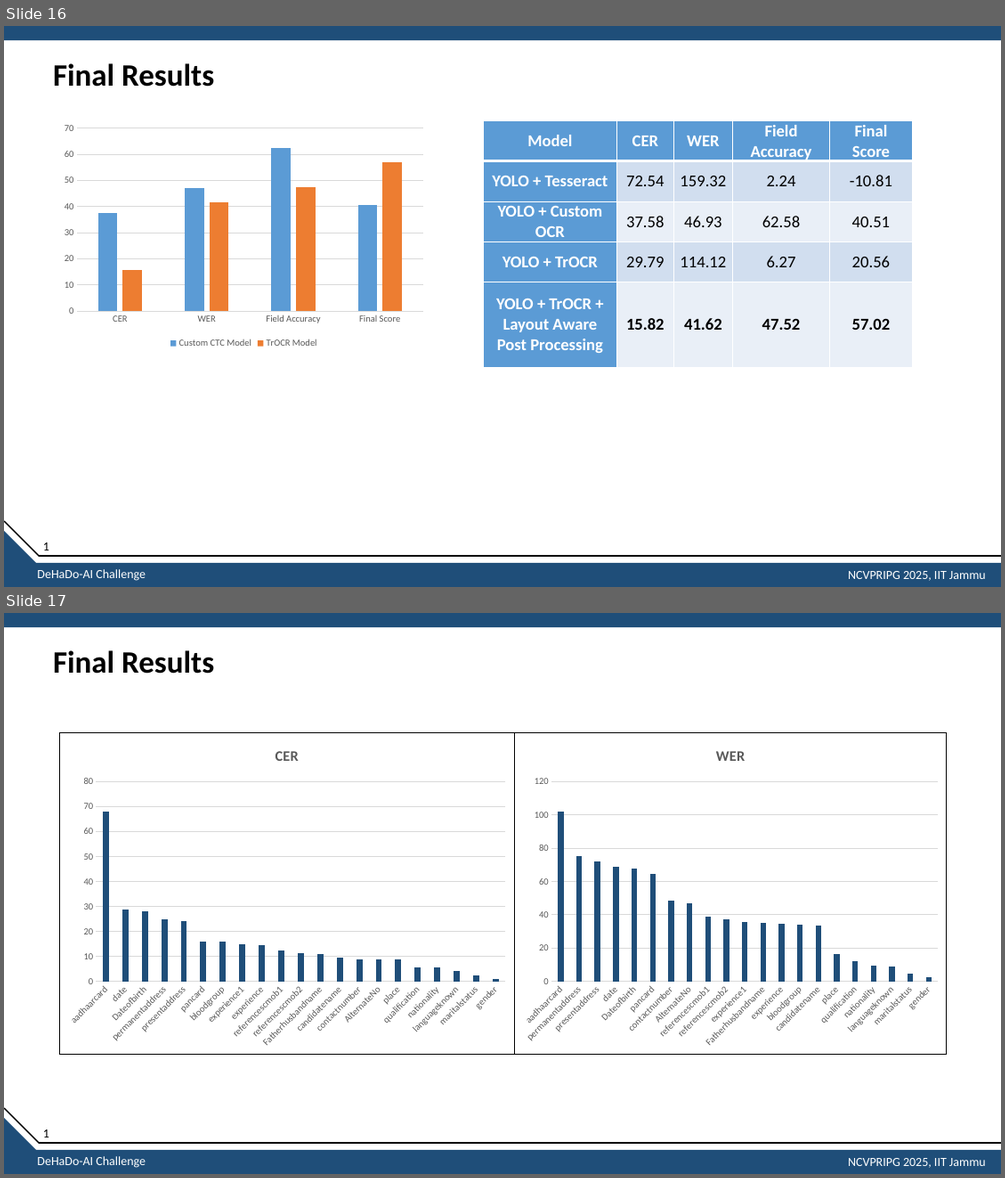
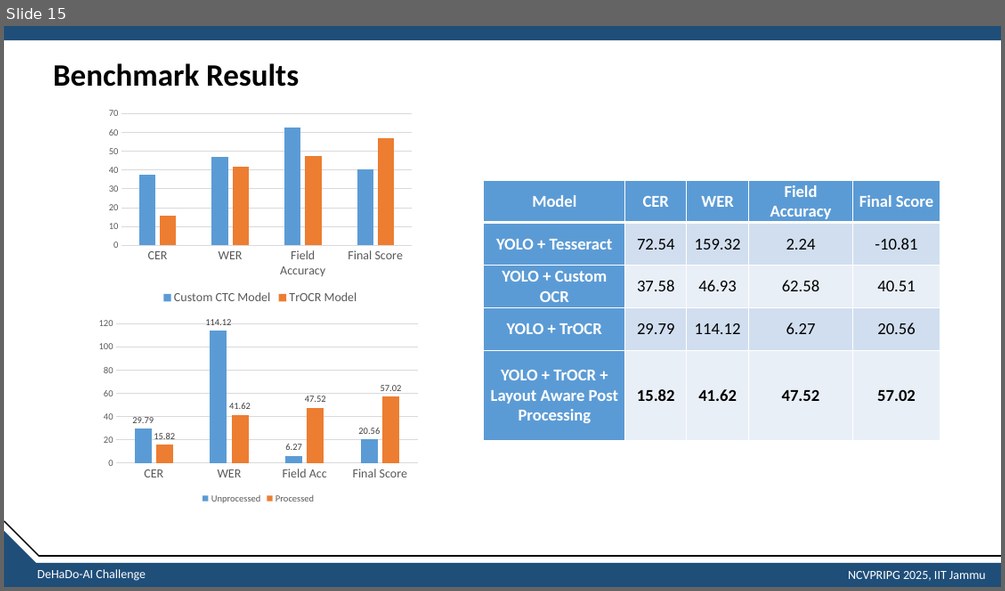
Before and after one commit to sathishkumartheta/tokenwise-dehado-ai, a slide deck: submission/Presentation.pptx. Shown one above the other, each under a label of ours: slides 16 and 17 before the commit, slide 15 after it. The pictures are 1005x1178 and 1005x591 pixels, drawn with LibreOffice and Linux fonts; fonts in the diff are those of the drawing. Boxes give left, top, right and bottom in pixels: in the first picture for what was removed or moved away, otherwise in the second. Text is boxed around its words. In the diff, an @@ line names an element or a change of style, - is before the commit and + after.

```diff
--- a/submission/Presentation.pptx
+++ b/submission/Presentation.pptx
@@ slide 17 removed at <box>4,613,1001,1174</box>, background #FFFFFF @@
@@ rectangle removed at <box>4,613,1001,627</box> @@
@@ title removed at <box>53,650,214,674</box> @@
-Final Results
@@ column chart removed at <box>59,732,515,1054</box> @@
-title "CER"
-categories: aadhaarcard, date, Dateofbirth, permanentaddress, presentaddress, pancard, bloodgroup, experience1, experience, referencescmob1, referencescmob2, Fatherhusbandname, candidatename, contactnumber, AlternateNo, place, qualification, nationality, languageknown, maritalstatus, gender
-CER: 68, 29, 28, 25, 24, 16, 16, 15, 14, 12, 11, 11, 10, 9, 9, 9, 6, 6, 4, 2, 1
@@ column chart removed at <box>515,732,947,1054</box> @@
-title "WER"
-categories: aadhaarcard, permanentaddress, presentaddress, date, Dateofbirth, pancard, contactnumber, AlternateNo, referencescmob1, referencescmob2, experience1, Fatherhusbandname, experience, bloodgroup, candidatename, place, qualification, nationality, languageknown, maritalstatus, gender
-WER: 102, 75, 72, 69, 68, 64, 48, 47, 39, 37, 35, 35, 34, 34, 33, 16, 12, 9, 9, 4, 2
@@ triangle removed at <box>4,1118,39,1153</box> @@
@@ line removed from (4, 1108) to (39, 1143) @@
@@ line removed from (39, 1143) to (1001, 1143) @@
@@ text removed at <box>43,1129,49,1137</box> @@
-1
@@ rectangle removed at <box>4,1150,1001,1174</box> @@
@@ text removed at <box>37,1156,146,1167</box> @@
-DeHaDo-AI Challenge
@@ text removed at <box>848,1158,986,1167</box> @@
-NCVPRIPG 2025, IIT Jammu
@@ what was slide 16 is now slide 15 @@
@@ slide 15 changed as well @@
@@ title at <box>53,63,299,87</box>: text changed @@
-Final Results
+Benchmark Results
@@ column chart at <box>103,103,418,308</box> @@
@@ legend changed @@
@@ category axis changed @@
@@ column chart: place and size @@
-column chart at <box>57,118,431,351</box>
+column chart at <box>103,103,418,308</box>
@@ table: place and size @@
-table at <box>484,121,914,367</box>
+table at <box>484,180,940,440</box>
@@ column chart added at <box>92,314,424,507</box> @@
+categories: CER, WER, Field Acc, Final Score
+Unprocessed: 29.79, 114.12, 6.27, 20.56
+Processed: 15.82, 41.62, 47.52, 57.02
@@ text removed at <box>43,542,49,550</box> @@
-1
```
Also in this commit, not shown: 16 other slides changed, 1 slide added, 1 other slide removed, 2 other files.
